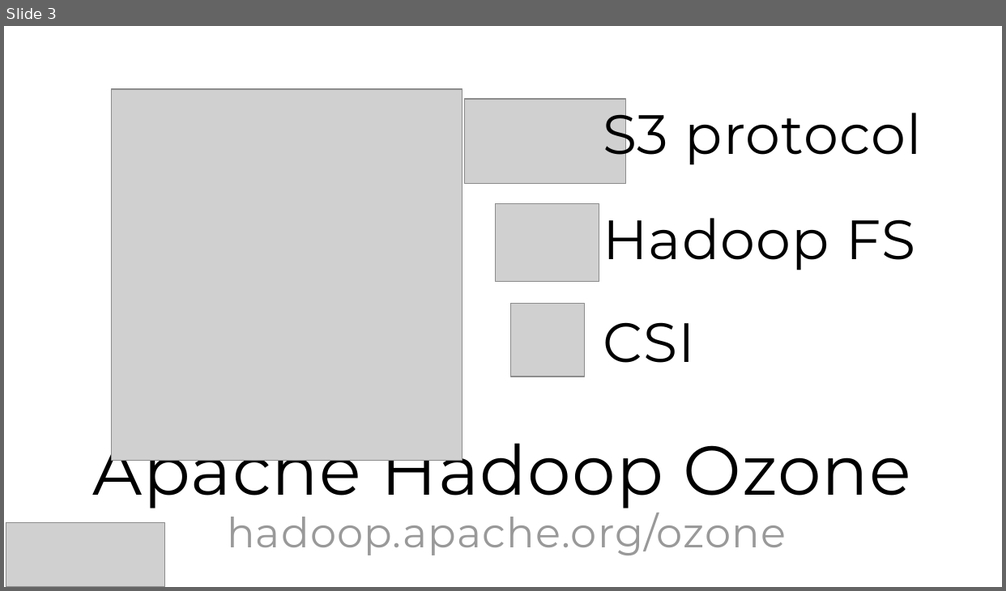
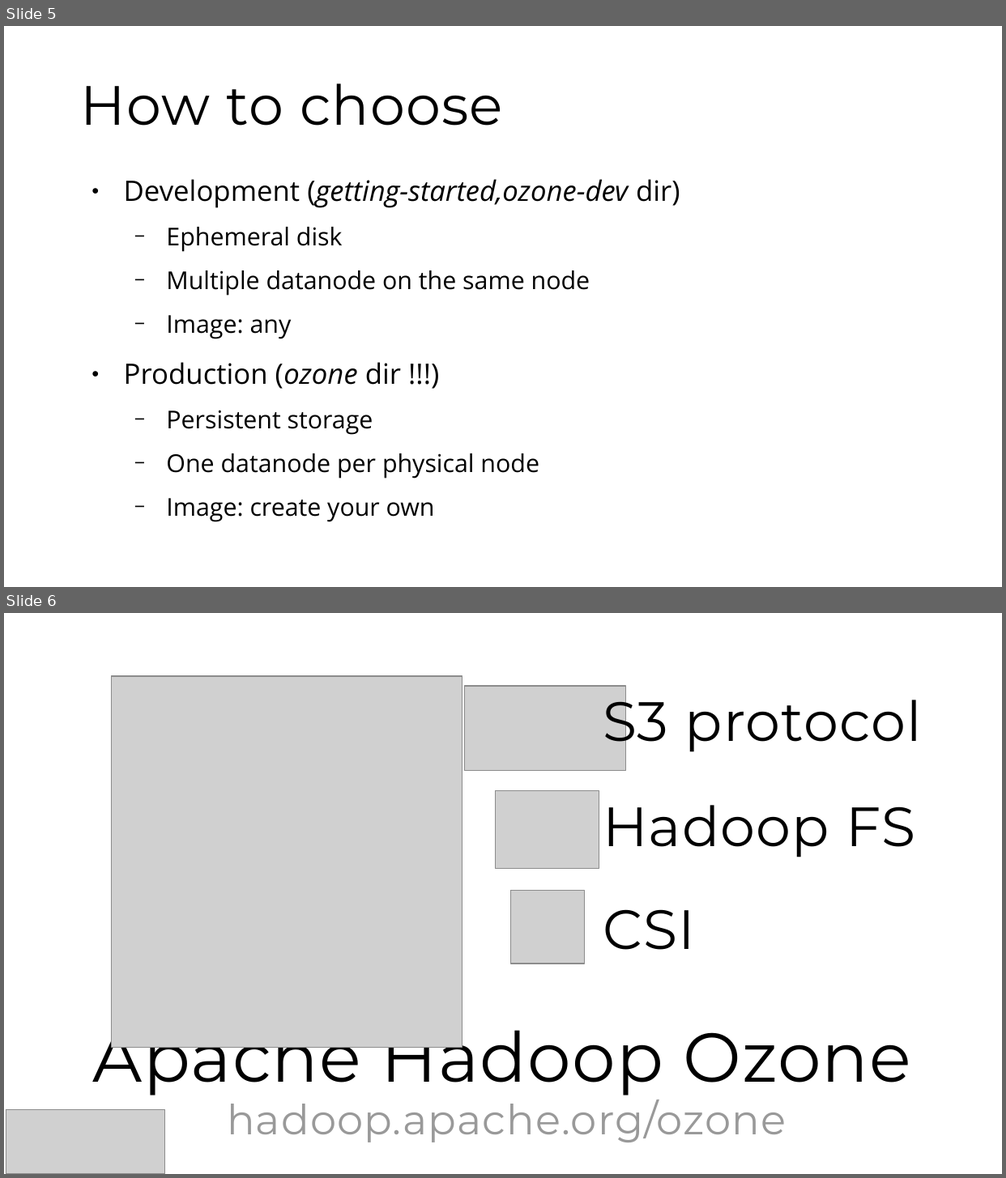
Before and after one commit to elek/ozone-videos, a slide deck: ozone-explained/07-kubernetes/ozone-explained-7.odp. Shown one above the other, each under a label of ours: slide 3 before the commit, slides 5 and 6 after it. The pictures are 1006x591 and 1006x1178 pixels, drawn with LibreOffice and Linux fonts; fonts in the diff are those of the drawing; grey boxes stand for pictures. Boxes give left, top, right and bottom in pixels: in the first picture for what was removed or moved away, otherwise in the second. Text is boxed around its words. In the diff, an @@ line names an element or a change of style, - is before the commit and + after.

```diff
--- a/ozone-explained/07-kubernetes/ozone-explained-7.odp
+++ b/ozone-explained/07-kubernetes/ozone-explained-7.odp
@@ slide 5 added at [4, 26, 1002, 587], background #FFFFFF @@
@@ title added at [81, 84, 503, 126], 44 pt, text #000000 @@
+How to choose
@@ text added at [124, 179, 680, 523], 19.6 pt, text #000000 @@
+● Development (getting-started,ozone-dev dir)
+  − Ephemeral disk
+  − Multiple datanode on the same node
+  − Image: any
+● Production (ozone dir !!!)
+  − Persistent storage
+  − One datanode per physical node
+  − Image: create your own
@@ what was slide 3 is now slide 6 @@
```
Also in this commit, not shown: 1 slide changed, 2 other slides added, 2 other files.
